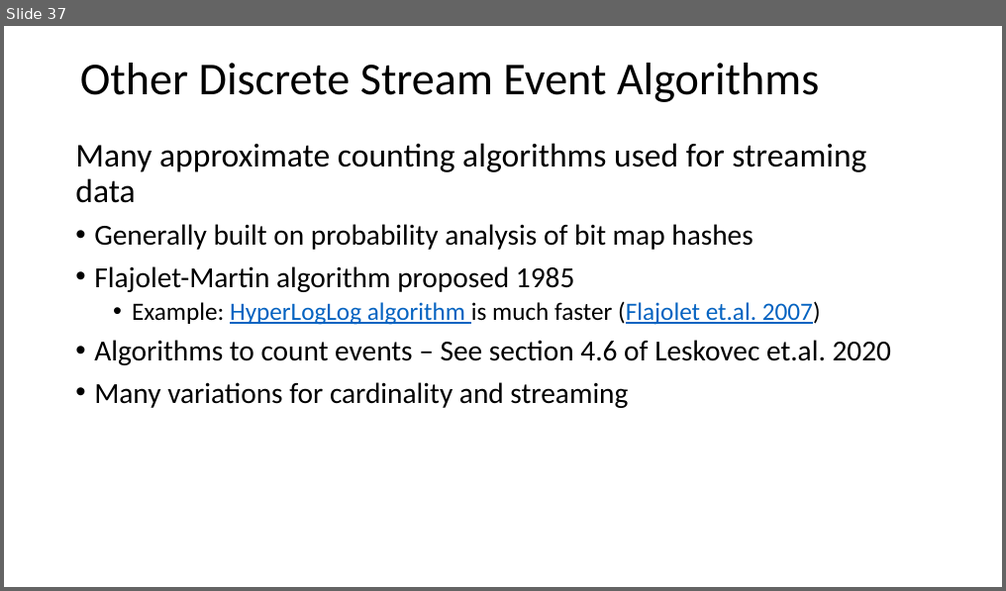
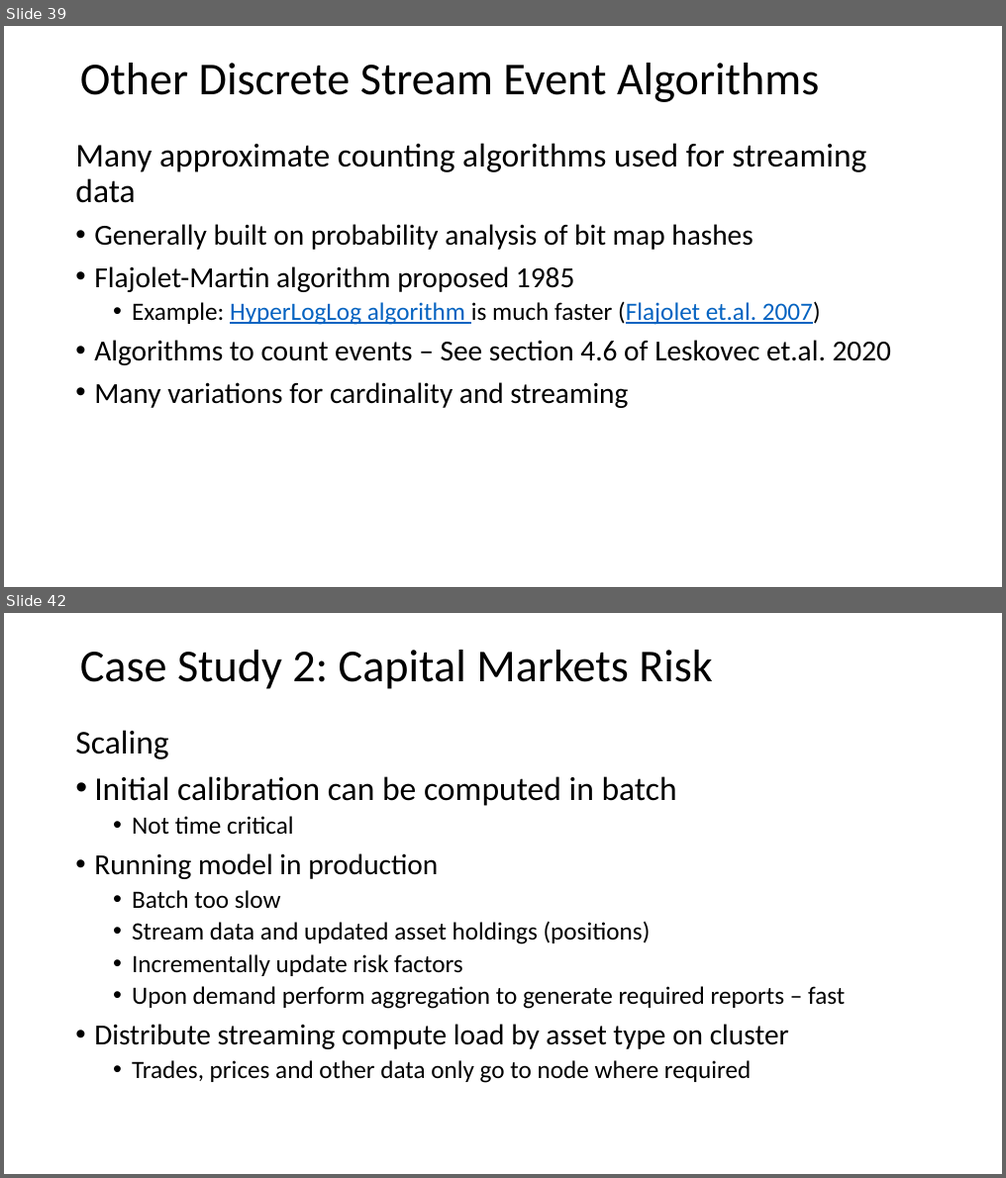
Before and after one commit to StephenElston/CSCI-E-108, a slide deck: slides/3_StreamingAnalytics.pptx. Shown one above the other, each under a label of ours: slide 37 before the commit, slides 39 and 42 after it; the slides between them are not shown. The pictures are 1006x591 and 1006x1178 pixels, drawn with LibreOffice and Linux fonts; fonts in the diff are those of the drawing. Boxes give left, top, right and bottom in pixels: in the first picture for what was removed or moved away, otherwise in the second. Text is boxed around its words. In the diff, an @@ line names an element or a change of style, - is before the commit and + after.

```diff
--- a/slides/3_StreamingAnalytics.pptx
+++ b/slides/3_StreamingAnalytics.pptx
@@ slide 42 added at [4,613,1002,1174], background #FFFFFF @@
@@ text added at [80,650,713,689], 44 pt, text #000000 @@
+Case Study 2: Capital Markets Risk
@@ text added at [75,730,845,1083], 24 pt, text #000000 @@
+Scaling
+• Initial calibration can be computed in batch
+  • Not time critical
+• Running model in production
+  • Batch too slow
+  • Stream data and updated asset holdings (positions)
+  • Incrementally update risk factors
+  • Upon demand perform aggregation to generate required reports – fast
+• Distribute streaming compute load by asset type on cluster
+  • Trades, prices and other data only go to node where required
@@ what was slide 37 is now slide 39 @@
```
Also in this commit, not shown: 4 slides changed, 5 other slides added, 1 slide removed.
